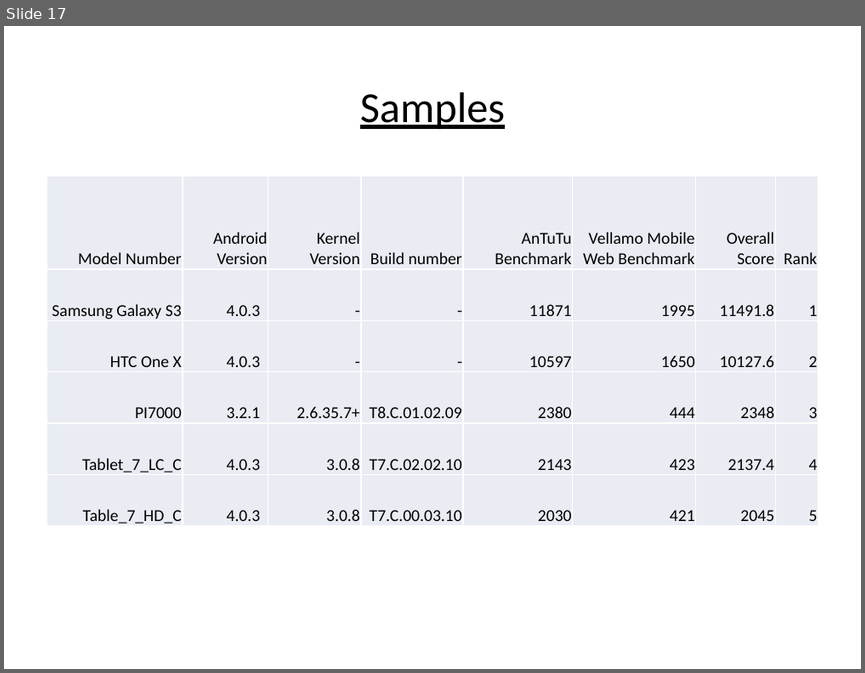
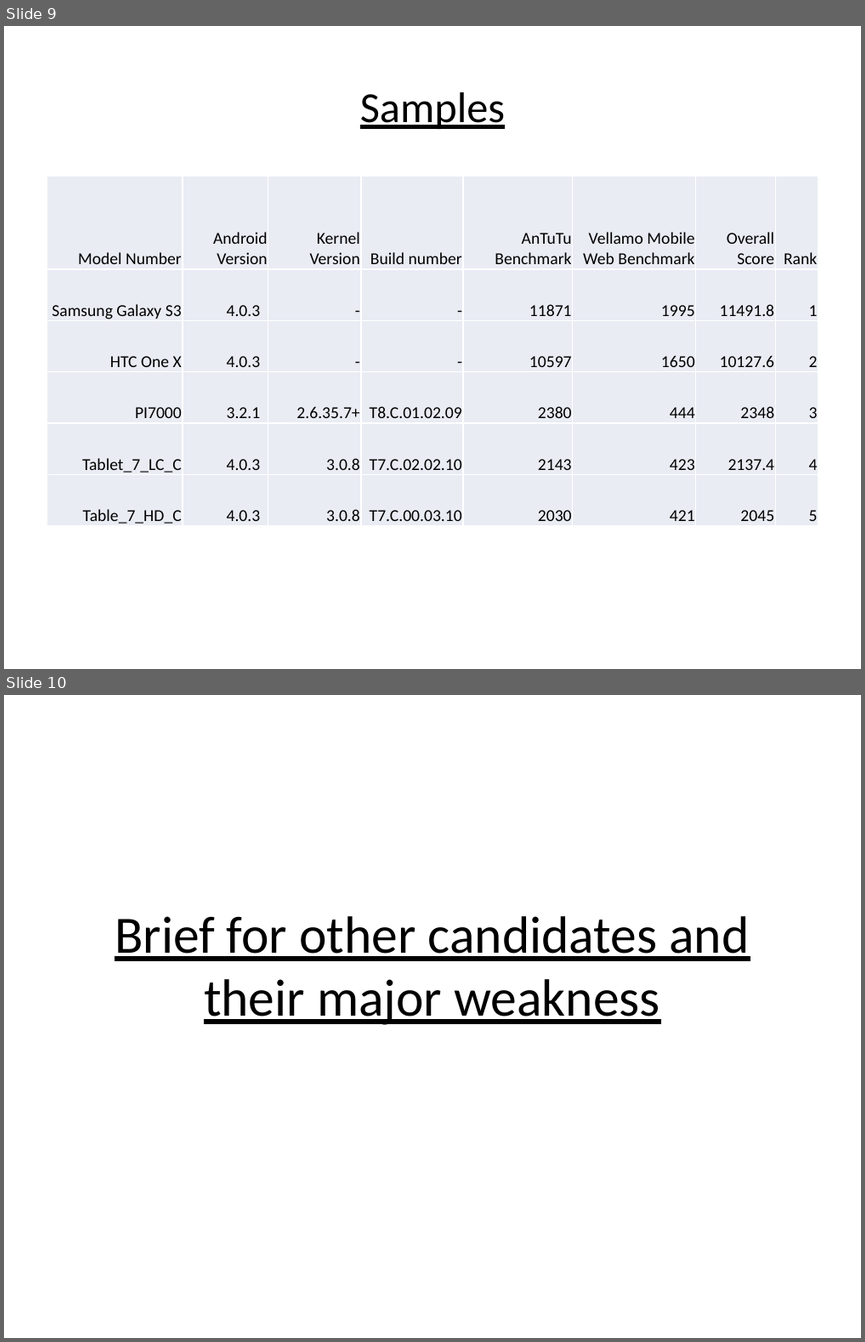
Before and after one commit to laikayeekelly/Benchmark, a slide deck: benchmark.pptx. Shown one above the other, each under a label of ours: slide 17 before the commit, slides 9 and 10 after it. The pictures are 865x673 and 865x1342 pixels, drawn with LibreOffice and Linux fonts; fonts in the diff are those of the drawing. Boxes give left, top, right and bottom in pixels: in the first picture for what was removed or moved away, otherwise in the second. Text is boxed around its words. In the diff, an @@ line names an element or a change of style, - is before the commit and + after.

Commit message:
changed titles of slides

```diff
--- a/benchmark.pptx
+++ b/benchmark.pptx
@@ slide 10 added at [4, 695, 861, 1338], background #FFFFFF @@
@@ title added at [114, 916, 749, 1025], 44 pt, text #000000, underline @@
+Brief for other candidates and their major weakness
@@ what was slide 17 is now slide 9 @@
```
Also in this commit, not shown: 7 slides changed.
